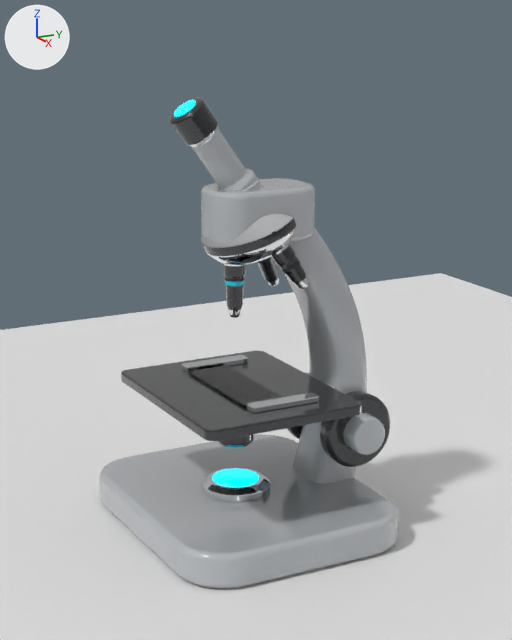
The Blender file src/cases/lab4u/3d/microscope.blend: old version first, new version second.
Rendered twice from the file's camera 'Cam'. The axes (+X, +Y, +Z) are drawn at upper left. The lights are the same throughout. The older version comes first.

In view in the first picture: 'Arm', 'Base', 'ClipR', 'Eyepiece', 'Head', 'Illuminator', 'KnobR', 'Objective1', 'Objective2', 'ShadowCatcher', 'Slide', 'Stage', 'Turret' and 6 more.
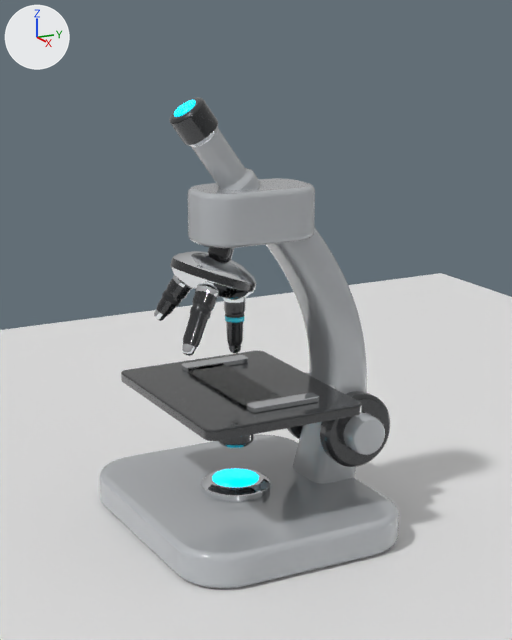
ob_nosepiece is not drawn itself; it is the parent of ob_nosepiecespin.

The change, as a diff of the scene's bpy script:
```diff
--- a/src/cases/lab4u/3d/microscope.blend.py
+++ b/src/cases/lab4u/3d/microscope.blend.py
@@ me_head @@
 # used by ob_head; parent = ob_microscope; location = (0.0, 0.0, 0.0)
-me_head.from_pydata(...)  # 88 vertices, 46 faces; spans x -0.31..0.31, y -0.44..0.48, z 2.48..2.92
+me_head.from_pydata(...)  # 88 vertices, 46 faces; spans x -0.31..0.31, y -0.56..0.48, z 2.48..2.92
+# me_head part 1: all 44 vertices in x -0.31..0.31, y -0.44..-0.2, z 2.48..2.92 are moved by (0.0, -0.12, 0.0)
 me_head.materials.append(mat_enamel)
@@ me_turret @@
 # used by ob_turret; parent = ob_nosepiecespin; location = (0.0, 0.0, 0.0)
-me_turret.from_pydata(...)  # 720 vertices, 650 faces; spans x -0.41..0.41, y -0.41..0.41, z -0.03..0.56
-me_turret.materials.append(mat_enamel)  # grey #b1b5b8
+me_turret.from_pydata(...)  # 576 vertices, 506 faces; spans x -0.36..0.36, y -0.36..0.36, z -0.03..0.58
+# me_turret part 2: 720 vertices removed from x -0.41..0.41, y -0.41..0.41, z -0.03..0.56; 576 vertices added at x -0.36..0.36, y -0.36..0.36, z -0.03..0.58
 me_turret.materials.append(mat_chrome)
@@ me_objective1 @@
 # used by ob_objective1; parent = ob_nosepiecespin; location = (0.0, 0.0, 0.0)
-me_objective1.from_pydata(...)  # 576 vertices, 530 faces; spans x -0.096..0.096, y -0.419..-0.121, z -0.482..0.033
+me_objective1.from_pydata(...)  # 576 vertices, 530 faces; spans x -0.096..0.096, y -0.455..-0.158, z -0.482..0.033
+# me_objective1 part 3: the whole mesh is moved by (0.0, -0.037, 0.0)
 me_objective1.materials.append(mat_bandactive)
@@ me_objective2 @@
 # used by ob_objective2; parent = ob_nosepiecespin; location = (0.0, 0.0, 0.0)
-me_objective2.from_pydata(...)  # 576 vertices, 530 faces; spans x 0.091..0.346, y 0.011..0.226, z -0.407..0.033
+me_objective2.from_pydata(...)  # 576 vertices, 530 faces; spans x 0.123..0.377, y 0.029..0.244, z -0.407..0.033
+# me_objective2 part 4: the whole mesh is moved by (0.032, 0.018, 0.0)
 me_objective2.materials.append(mat_band)
@@ ob_nosepiece @@
 ob_nosepiece.parent = ob_microscope
-ob_nosepiece.location = (0.0, -0.00163, 2.405)
-ob_nosepiece.rotation_euler = (0.349, 0.0, 0.0)  # degrees (20, 0, 0)
+ob_nosepiece.location = (0.0, -0.433, 2.11)
+ob_nosepiece.rotation_euler = (0.349, 0.0, 3.142)  # degrees (20, 0, 180)
```

Location of each change, [x1, y1, x2, y2] in pixels of the pictures (512 x 640 px; the box of a moved part takes in the faces that stretch with it):
'Head', reshaped (11% wider, 8% taller): before [201, 178, 315, 243]; after [188, 178, 315, 248]
'Turret', reshaped, moved, turned: before [201, 177, 296, 265]; after [170, 247, 256, 300]
'Objective3', moved, turned: before [257, 257, 279, 286]; after [182, 285, 219, 356]
'Objective1', moved, turned: before [224, 264, 245, 318]; after [223, 297, 246, 353]
'Objective2', moved, turned: before [271, 243, 309, 289]; after [154, 275, 193, 321]
part 1 of me_head, moved or reshaped: before [201, 184, 299, 243]; after [188, 183, 299, 248]
